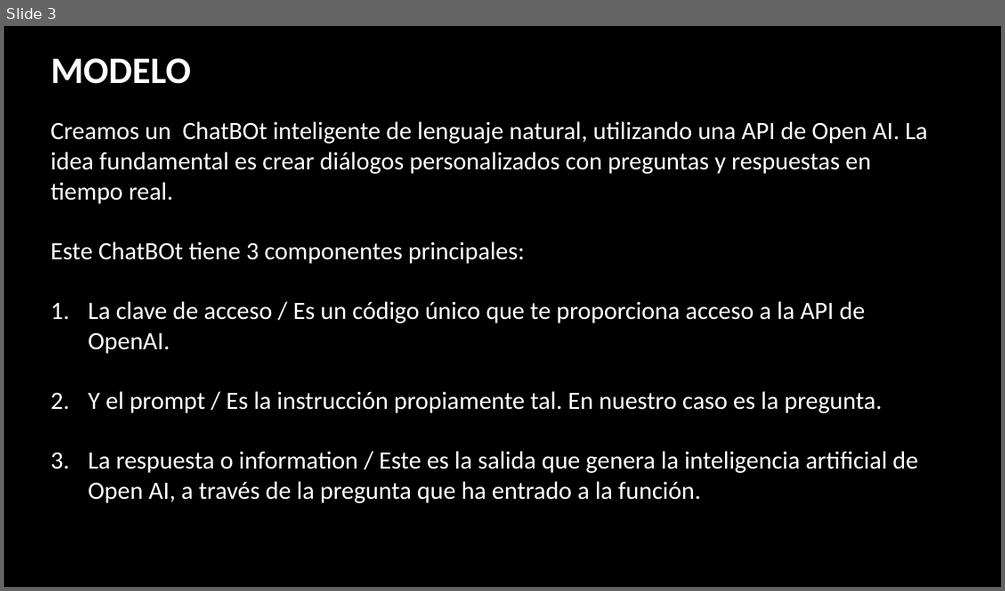
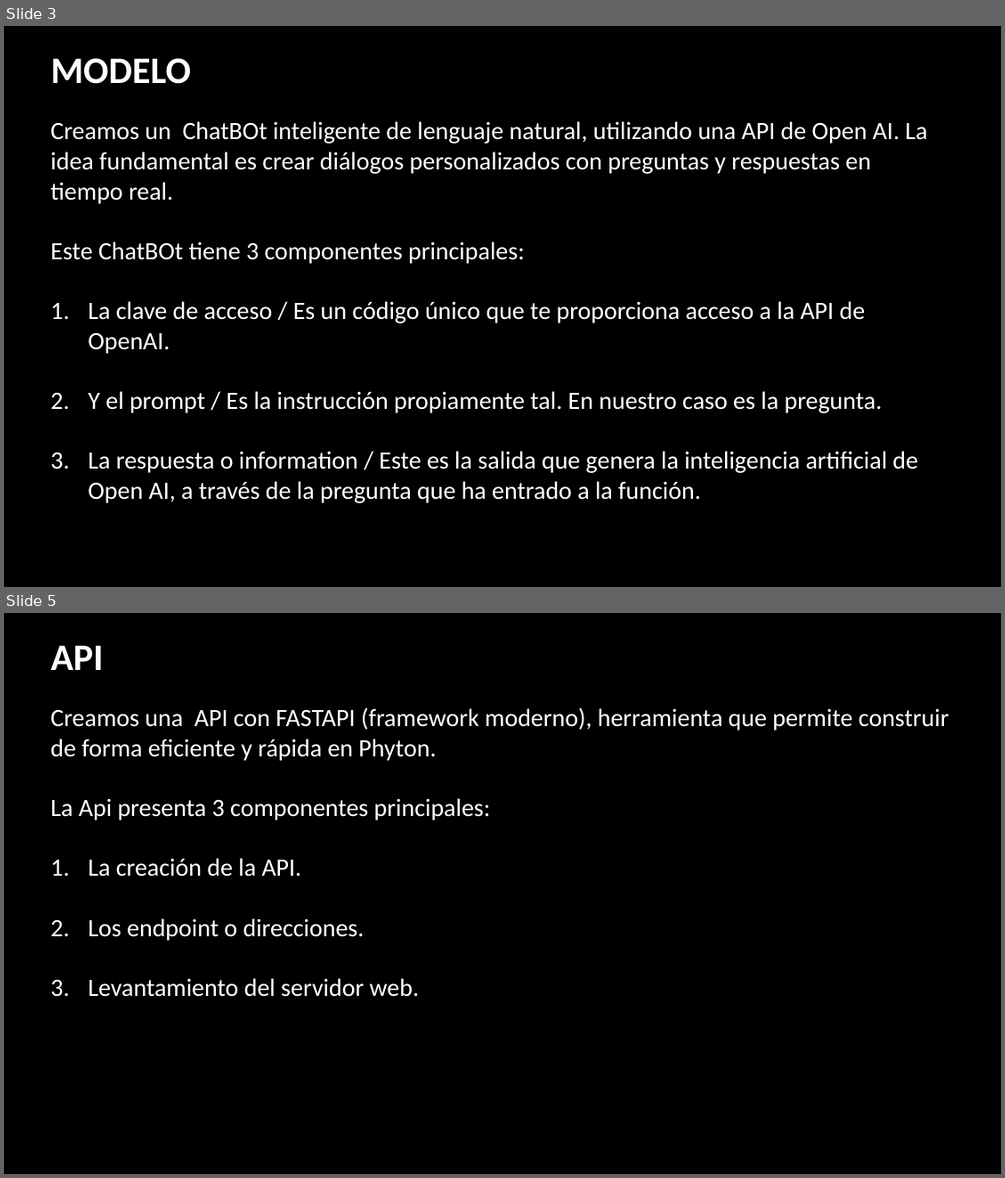
Before and after one commit to jsandovh/Mlops_UAI_2024, a slide deck: TAREA FINAL - MLOps Engineering 2024.pptx. Shown one above the other, each under a label of ours: slide 3 before the commit, slides 3 and 5 after it; the slides between them are not shown. The pictures are 1005x591 and 1005x1178 pixels, drawn with LibreOffice and Linux fonts; fonts in the diff are those of the drawing; background and template pictures are left out. Boxes give left, top, right and bottom in pixels: in the first picture for what was removed or moved away, otherwise in the second. Text is boxed around its words. In the diff, an @@ line names an element or a change of style, - is before the commit and + after.

```diff
--- a/TAREA FINAL - MLOps Engineering 2024.pptx
+++ b/TAREA FINAL - MLOps Engineering 2024.pptx
@@ slide 5 added at <box>4,613,1001,1174</box>, background picture (left out) @@
@@ title added at <box>51,645,104,670</box>, 36 pt, text #FFFFFF, bold @@
+API
@@ text added at <box>50,707,949,997</box>, 24 pt, text #FFFFFF @@
+Creamos una API con FASTAPI (framework moderno), herramienta que permite construir de forma eficiente y rápida en Phyton.
+La Api presenta 3 componentes principales:
+1. La creación de la API.
+2. Los endpoint o direcciones.
+3. Levantamiento del servidor web.
```
Also in this commit, not shown: 2 slides changed, 2 other slides added.
